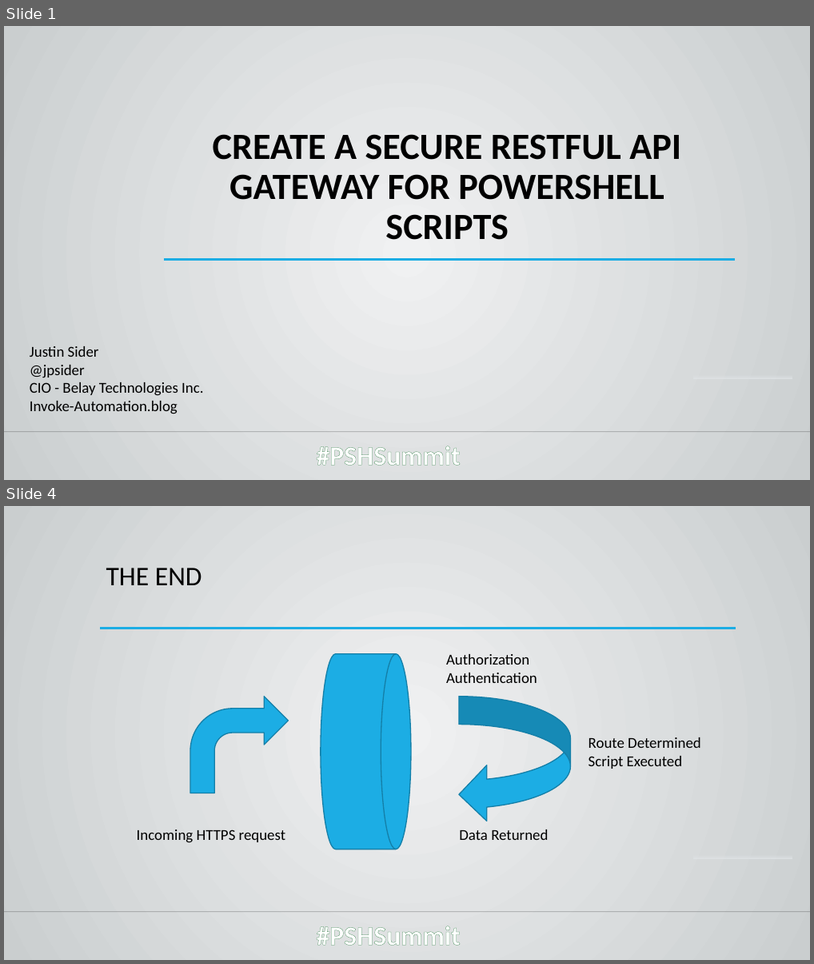
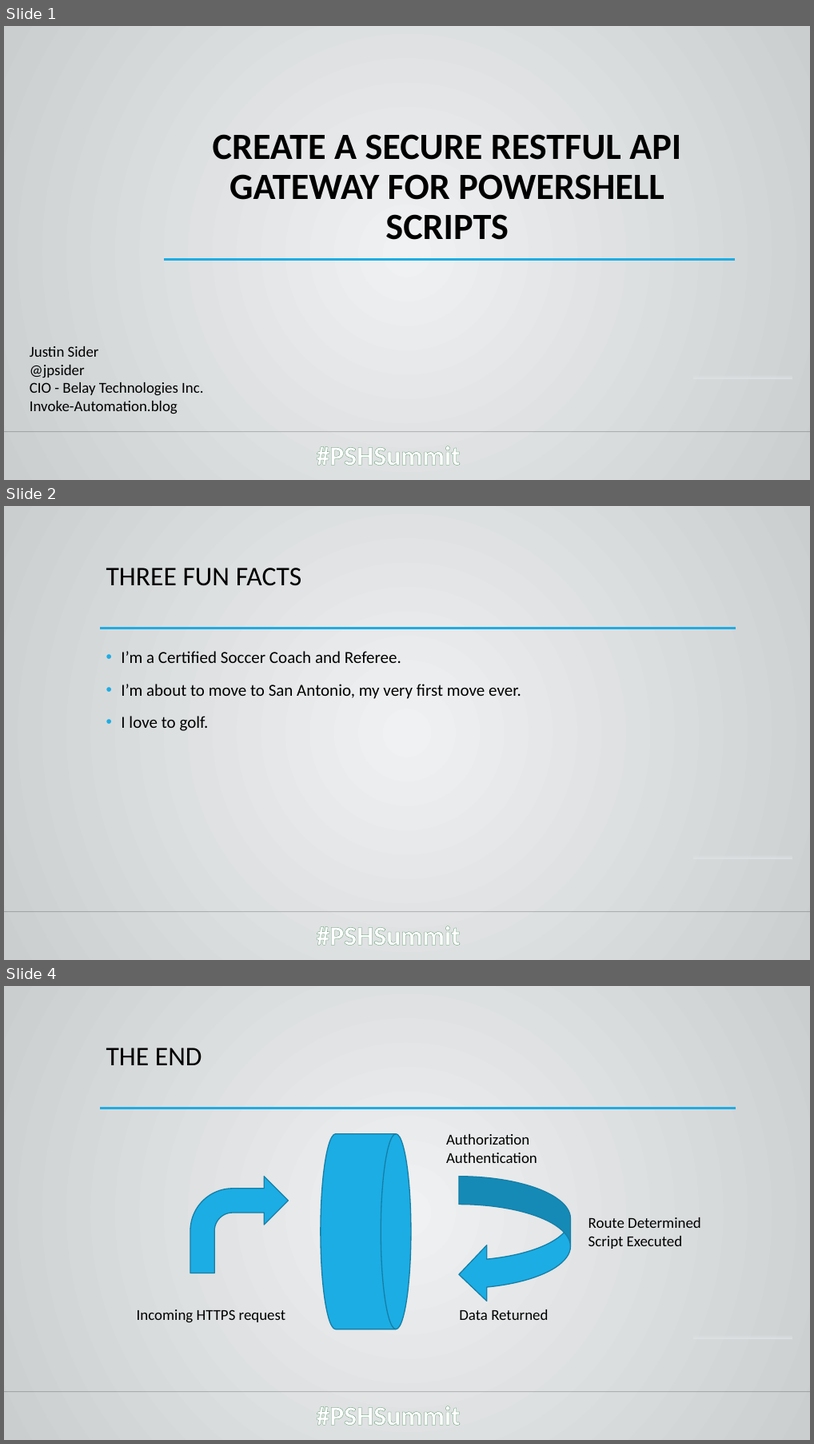
Before and after one commit to jpsider/Invoke-Automation, a slide deck: Powershell/PowerShellConference2022/Sider_PSConf_2022.pptx. Shown one above the other, each under a label of ours: slides 1 and 4 before the commit, slides 1, 2 and 4 after it; the slides between them are not shown. The pictures are 814x964 and 814x1444 pixels, drawn with LibreOffice and Linux fonts; fonts in the diff are those of the drawing; background and template pictures are left out. Boxes give left, top, right and bottom in pixels: in the first picture for what was removed or moved away, otherwise in the second. Text is boxed around its words. In the diff, an @@ line names an element or a change of style, - is before the commit and + after.

```diff
--- a/Powershell/PowerShellConference2022/Sider_PSConf_2022.pptx
+++ b/Powershell/PowerShellConference2022/Sider_PSConf_2022.pptx
@@ slide 2 added at [4, 506, 810, 960], background gradient #F0F2F3 to #CACED0; not listed: 4 template elements that a slide beside it also shows @@
@@ title added at [106, 568, 302, 586], 32 pt, text #000000 @@
+THREE FUN FACTS
@@ text added at [121, 651, 522, 731], 20 pt, text #000000 @@
+• I’m a Certified Soccer Coach and Referee.
+• I’m about to move to San Antonio, my very first move ever.
+• I love to golf.
```
Also in this commit, not shown: 4 slides changed, 2 other slides added, 4 slides removed, 2 other files.
